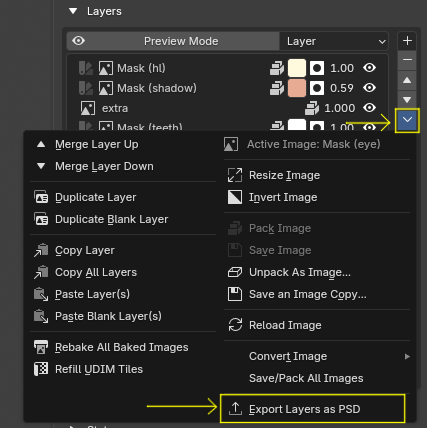
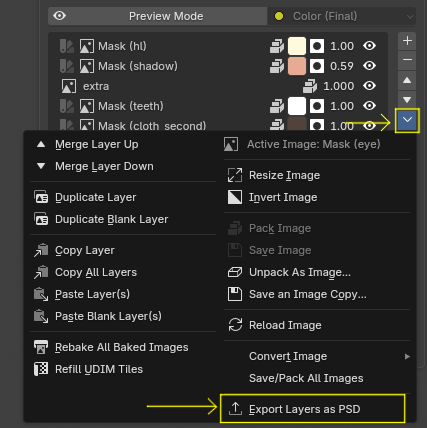
Layers edited between the first and the second 427 x 428 image:
added layer "Pasted Layer #3" above "Pasted Layer #2" over [36, 0, 427, 428]
